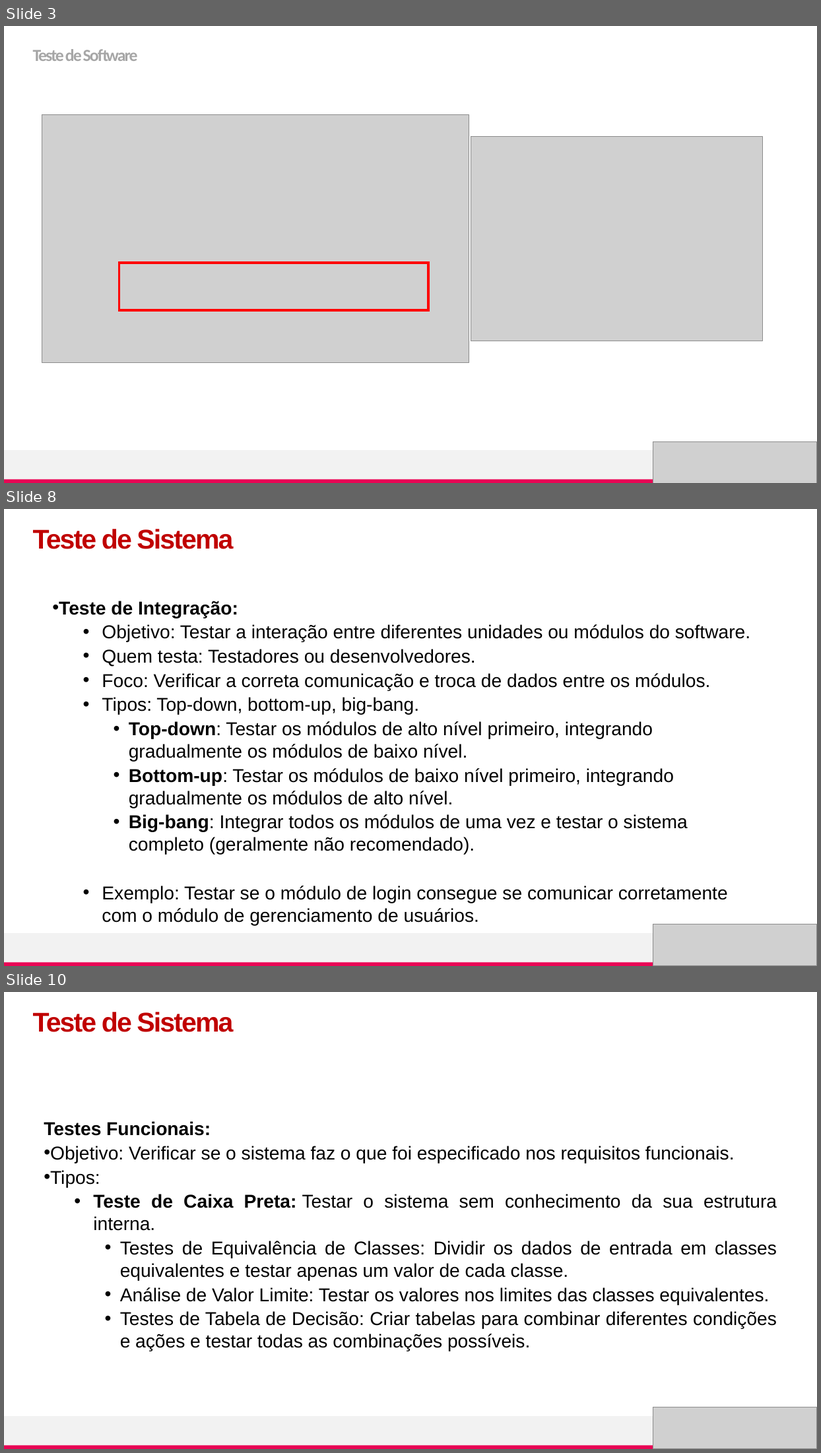
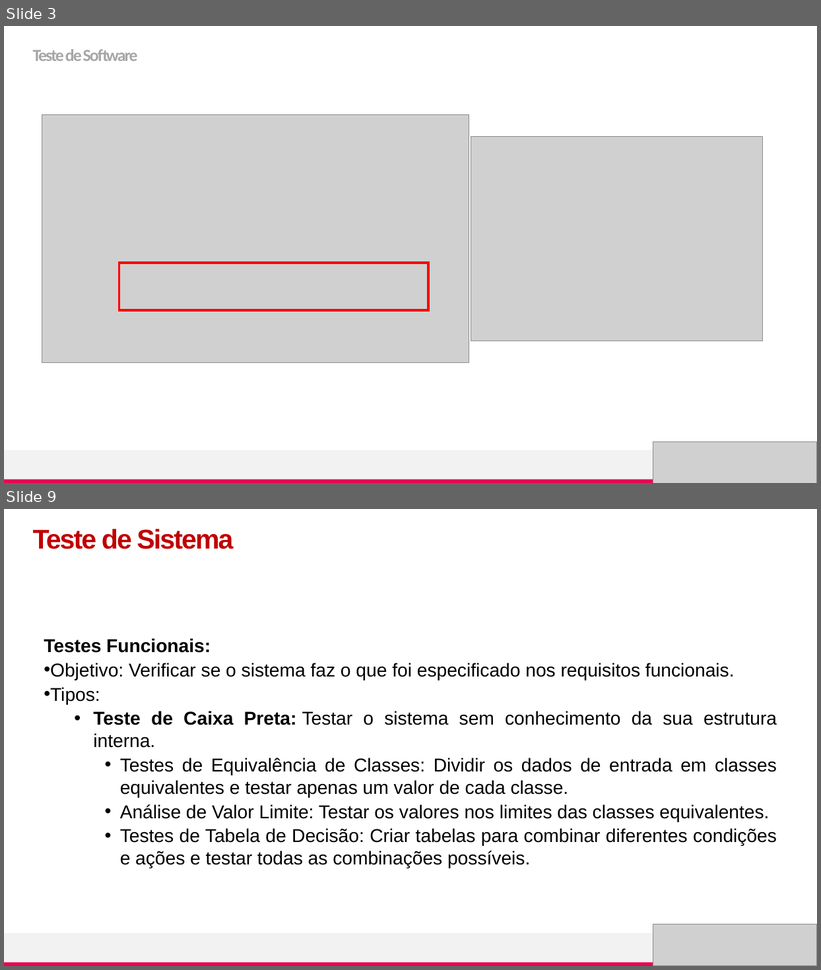
Before and after one commit to nandafretes/TSOFT, a slide deck: [TSOF] - Aula4_TesteSistema.pptx. Shown one above the other, each under a label of ours: slides 3, 8 and 10 before the commit, slides 3 and 9 after it; the slides between them are not shown. The pictures are 821x1453 and 821x970 pixels, drawn with LibreOffice and Linux fonts; fonts in the diff are those of the drawing; grey boxes stand for pictures. Boxes give left, top, right and bottom in pixels: in the first picture for what was removed or moved away, otherwise in the second. Text is boxed around its words. In the diff, an @@ line names an element or a change of style, - is before the commit and + after.

```diff
--- a/[TSOF] - Aula4_TesteSistema.pptx
+++ b/[TSOF] - Aula4_TesteSistema.pptx
@@ slide 8 removed at (x1=4, y1=509, x2=817, y2=966), background #FFFFFF; not listed: 5 template elements that a slide beside it also shows @@
@@ text removed at (x1=33, y1=529, x2=233, y2=549) @@
-Teste de Sistema
@@ text removed at (x1=59, y1=601, x2=750, y2=926) @@
-• Teste de Integração:
-  • Objetivo: Testar a interação entre diferentes unidades ou módulos do software.
-  • Quem testa: Testadores ou desenvolvedores.
-  • Foco: Verificar a correta comunicação e troca de dados entre os módulos.
-  • Tipos: Top-down, bottom-up, big-bang.
-    • Top-down: Testar os módulos de alto nível primeiro, integrando gradualmente os módulos de baixo nível.
-    • Bottom-up: Testar os módulos de baixo nível primeiro, integrando gradualmente os módulos de alto nível.
-    • Big-bang: Integrar todos os módulos de uma vez e testar o sistema completo (geralmente não recomendado).
-  • Exemplo: Testar se o módulo de login consegue se comunicar corretamente com o módulo de gerenciamento de usuários.
@@ picture removed at (x1=653, y1=925, x2=817, y2=966) @@
@@ what was slide 10 is now slide 9 @@
```
Also in this commit, not shown: 5 slides changed, 1 slide added, 4 other slides removed, 4 other files.
